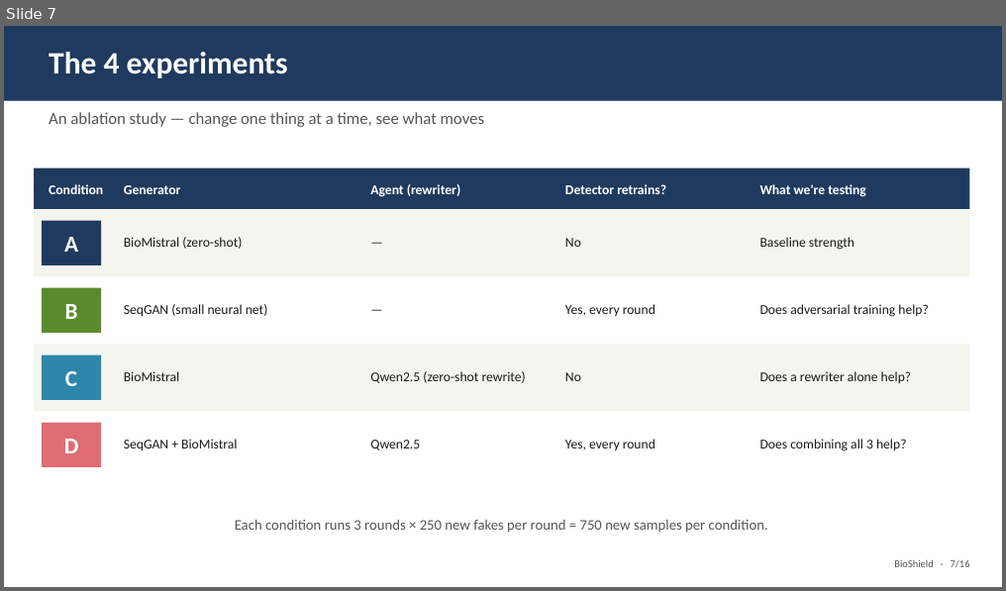
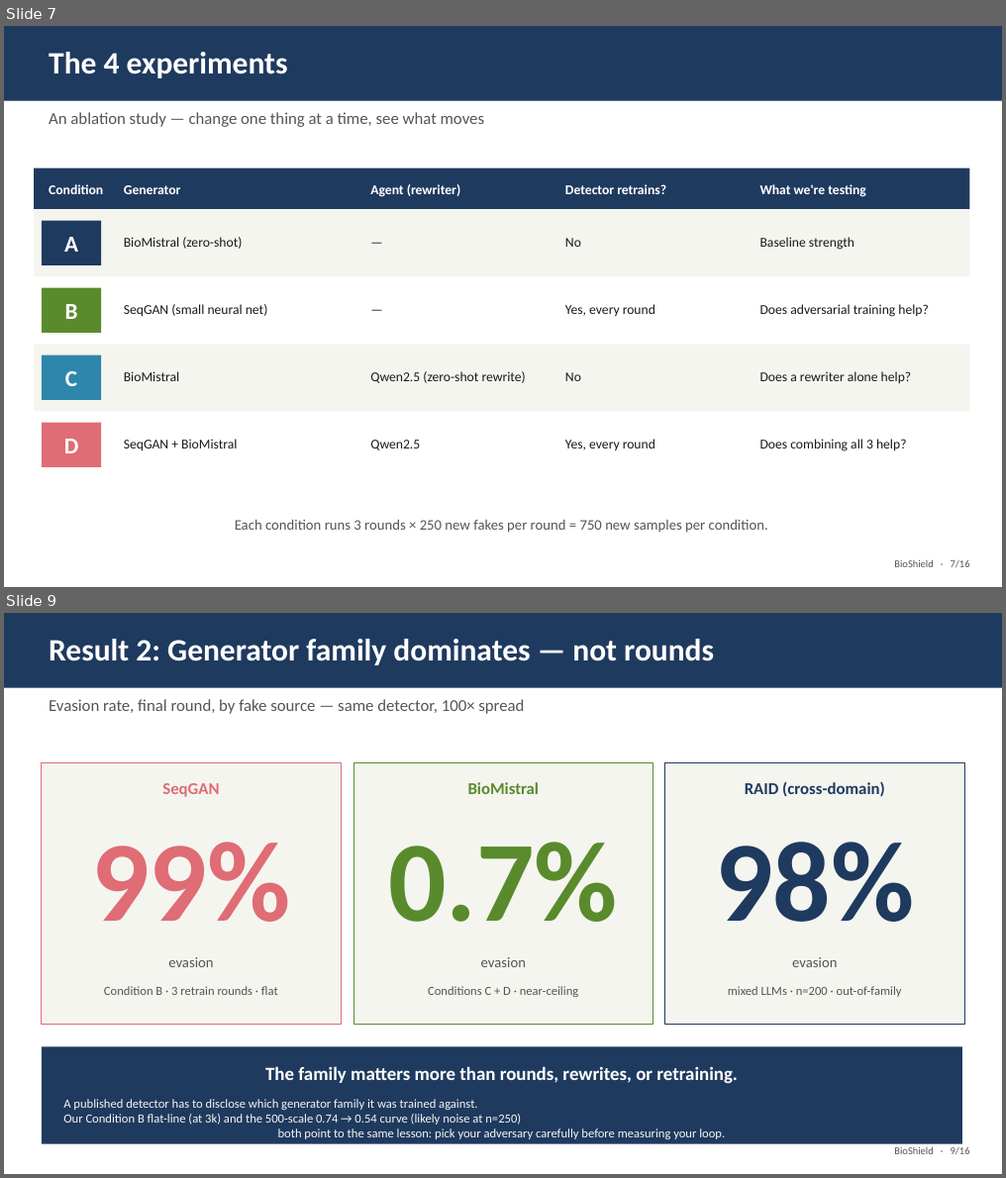
Before and after one commit to Rayudualapati-25/BioShield, a slide deck: experiments/BioShield_class_presentation.pptx. Shown one above the other, each under a label of ours: slide 7 before the commit, slides 7 and 9 after it; the slides between them are not shown. The pictures are 1006x591 and 1006x1178 pixels, drawn with LibreOffice and Linux fonts; fonts in the diff are those of the drawing. Boxes give left, top, right and bottom in pixels: in the first picture for what was removed or moved away, otherwise in the second. Text is boxed around its words. In the diff, an @@ line names an element or a change of style, - is before the commit and + after.

```diff
--- a/experiments/BioShield_class_presentation.pptx
+++ b/experiments/BioShield_class_presentation.pptx
@@ slide 9 added at [4,613,1002,1174], background #FFFFFF @@
@@ rectangle added at [4,613,1002,688], fill #1F3A5F @@
@@ text added at [49,639,714,665], 30 pt, text #FFFFFF, bold @@
+Result 2: Generator family dominates — not rounds
@@ text added at [49,699,524,714], 16 pt, text #555555 @@
+Evasion rate, final round, by fake source — same detector, 100× spread
@@ rectangle added at [42,762,341,1025], fill #F5F5F0, outline #E06C75 0.75 pt @@
@@ text added at [162,783,219,797], 16 pt, text #E06C75, bold @@
+SeqGAN
@@ rectangle added at [353,762,653,1025], fill #F5F5F0, outline #598B2C 0.75 pt @@
@@ text added at [468,782,540,794], 16 pt, text #598B2C, bold @@
+BioMistral
@@ rectangle added at [665,762,964,1025], fill #F5F5F0, outline #1F3A5F 0.75 pt @@
@@ text added at [745,781,885,797], 16 pt, text #1F3A5F, bold @@
+RAID (cross-domain)
@@ text added at [91,842,290,922], 110 pt, text #E06C75, bold @@
+99%
@@ text added at [388,842,618,922], 110 pt, text #598B2C, bold @@
+0.7%
@@ text added at [715,842,914,922], 110 pt, text #1F3A5F, bold @@
+98%
@@ text added at [168,958,213,967], 14 pt, text #555555 @@
+evasion
@@ text added at [481,958,526,967], 14 pt, text #555555 @@
+evasion
@@ text added at [792,958,837,967], 14 pt, text #555555 @@
+evasion
@@ text added at [104,986,278,995], 12 pt, text #555555 @@
+Condition B · 3 retrain rounds · flat
@@ text added at [428,986,579,997], 12 pt, text #555555 @@
+Conditions C + D · near-ceiling
@@ text added at [728,986,902,997], 12 pt, text #555555 @@
+mixed LLMs · n=200 · out-of-family
@@ rectangle added at [42,1048,962,1145], fill #1F3A5F @@
@@ text added at [265,1066,738,1083], 18 pt, text #FFFFFF, bold @@
+The family matters more than rounds, rewrites, or retraining.
@@ text added at [63,1099,725,1140], 12 pt, text #F5F5F0 @@
+A published detector has to disclose which generator family it was trained against.
+Our Condition B flat-line (at 3k) and the 500-scale 0.74 → 0.54 curve (likely noise at n=250)
+both point to the same lesson: pick your adversary carefully before measuring your loop.
@@ text added at [894,1147,970,1155], 10 pt, text #555555 @@
+BioShield · 9/16
```
Also in this commit, not shown: 9 slides changed, 1 slide removed, 28 other files.
